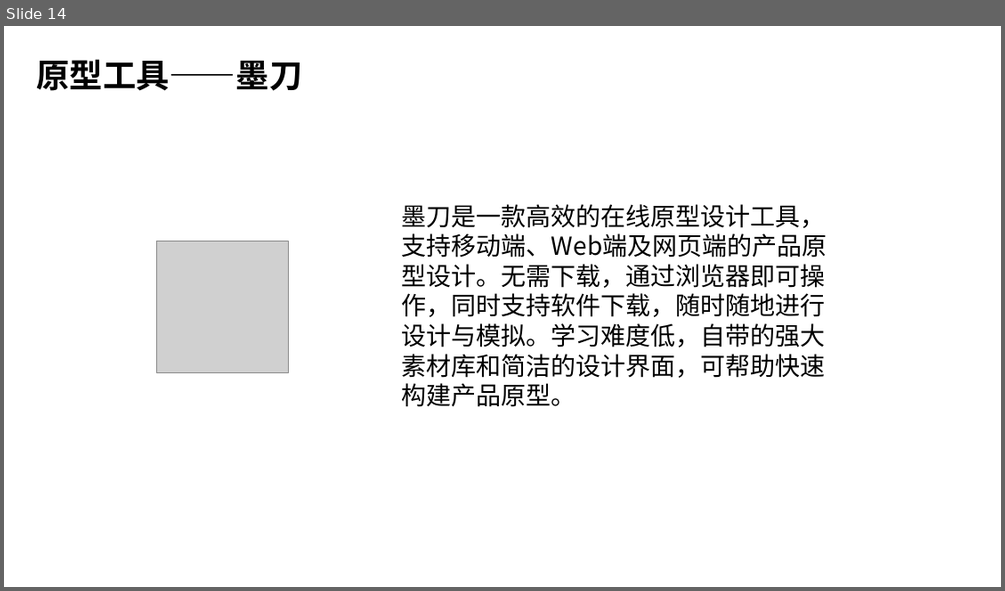
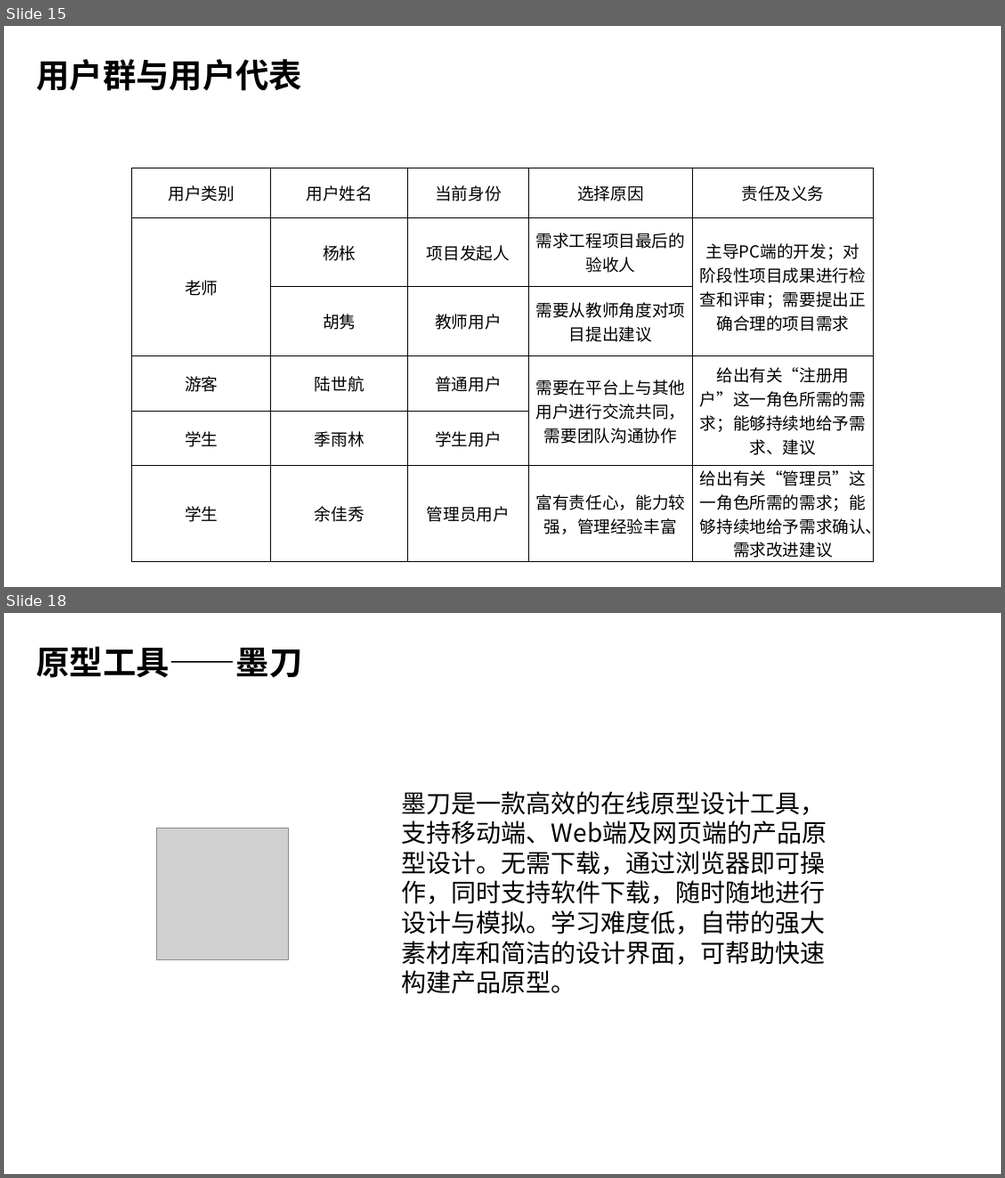
Before and after one commit to Ysuny2333/SRA2022-G15, a slide deck: 软件需求规格说明/SRA2022-G15-需求规格说明PPT.pptx. Shown one above the other, each under a label of ours: slide 14 before the commit, slides 15 and 18 after it; the slides between them are not shown. The pictures are 1005x591 and 1005x1178 pixels, drawn with LibreOffice and Linux fonts; fonts in the diff are those of the drawing; grey boxes stand for pictures; background and template pictures are left out. Boxes give left, top, right and bottom in pixels: in the first picture for what was removed or moved away, otherwise in the second. Text is boxed around its words. In the diff, an @@ line names an element or a change of style, - is before the commit and + after.

Commit message:
Update SRA2022-G15-需求规格说明PPT.pptx
SRA2022-G15-软件需求规格说明(SRS)v0.2.0

```diff
--- a/软件需求规格说明/SRA2022-G15-需求规格说明PPT.pptx
+++ b/软件需求规格说明/SRA2022-G15-需求规格说明PPT.pptx
@@ slide 15 added at (4, 26, 1001, 587), background picture (left out) @@
@@ text added at (36, 59, 302, 91), 32 pt, text #000000, bold @@
+用户群与用户代表
@@ table added at (132, 168, 874, 561), 6 rows, 5 columns @@
+用户类别 | 用户姓名 | 当前身份 | 选择原因 | 责任及义务
+老师 | 杨枨 | 项目发起人 | 需求工程项目最后的验收人 | 主导PC端的开发；对阶段性项目成果进行检查和评审；需要提出正确合理的项目需求
+ | 胡隽 | 教师用户 | 需要从教师角度对项目提出建议 | 
+游客 | 陆世航 | 普通用户 | 需要在平台上与其他用户进行交流共同，需要团队沟通协作 | 给出有关“注册用户”这一角色所需的需求；能够持续地给予需求、建议
+学生 | 季雨林 | 学生用户 |  | 
+学生 | 余佳秀 | 管理员用户 | 富有责任心，能力较强，管理经验丰富 | 给出有关“管理员”这一角色所需的需求；能够持续地给予需求确认、需求改进建议
@@ what was slide 14 is now slide 18 @@
```
Also in this commit, not shown: 10 slides changed, 16 other slides added.
